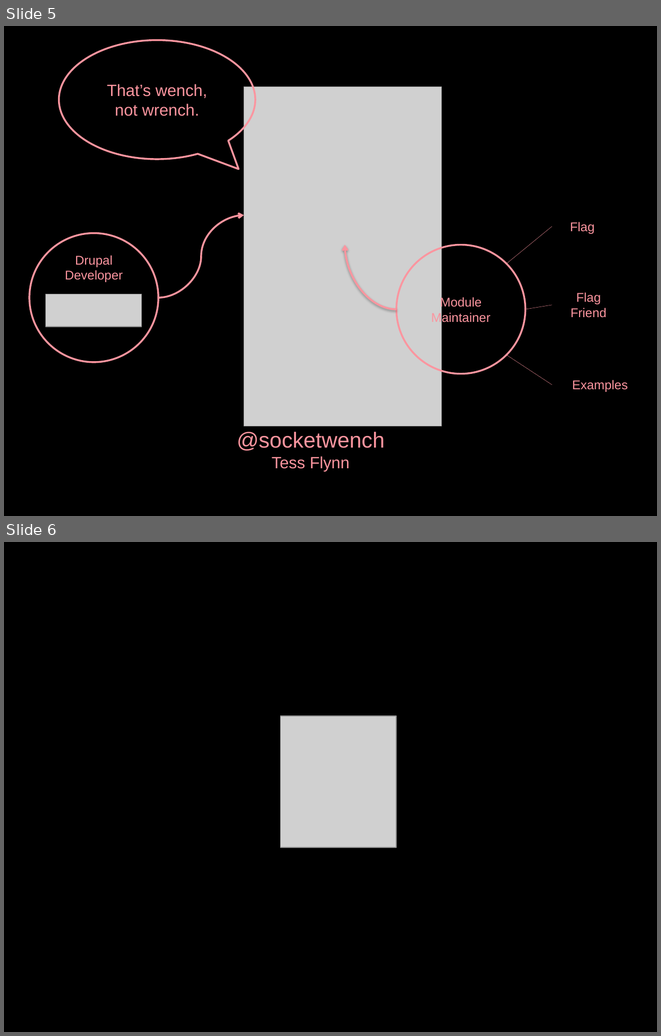
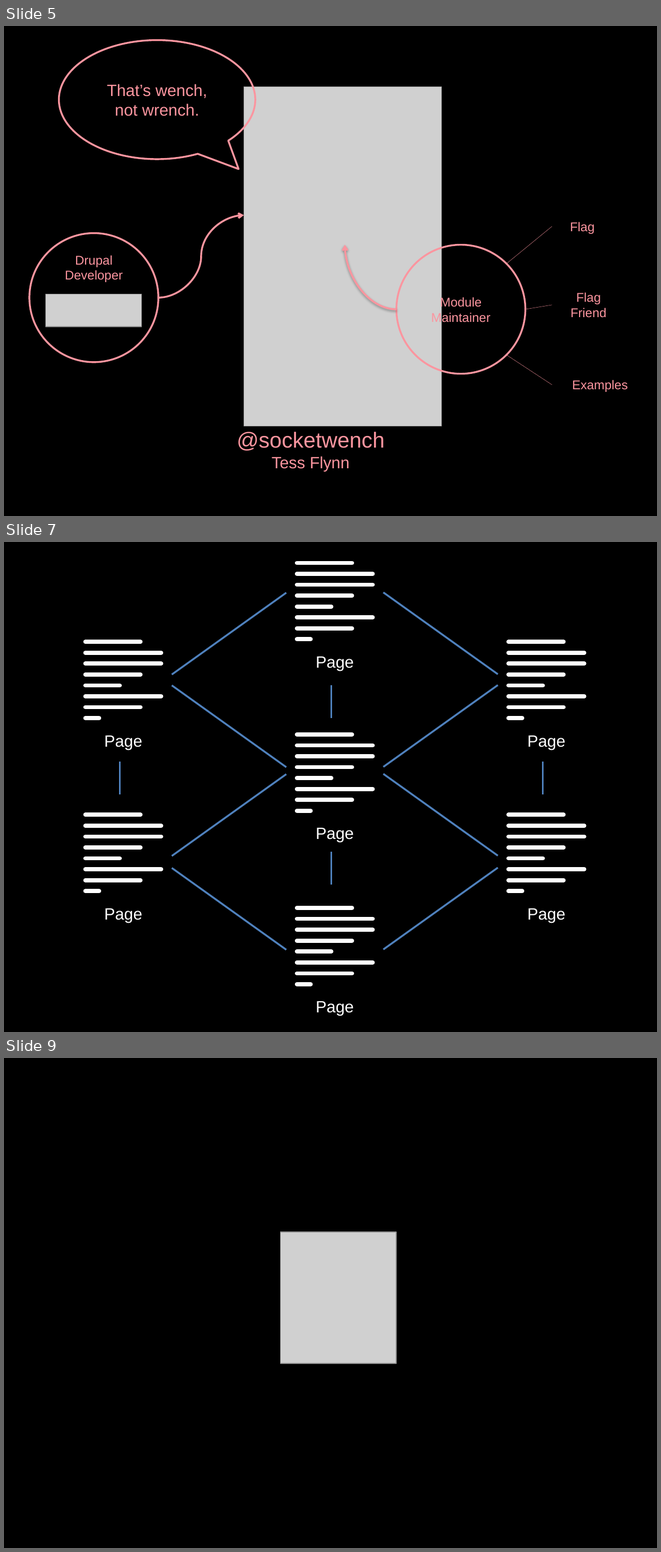
Before and after one commit to socketwench/introToContentTypes, a slide deck: src/introToContentTypes.pptx. Shown one above the other, each under a label of ours: slides 5 and 6 before the commit, slides 5, 7 and 9 after it; the slides between them are not shown. The pictures are 661x1036 and 661x1552 pixels, drawn with LibreOffice and Linux fonts; fonts in the diff are those of the drawing; grey boxes stand for pictures. Boxes give left, top, right and bottom in pixels: in the first picture for what was removed or moved away, otherwise in the second. Text is boxed around its words. In the diff, an @@ line names an element or a change of style, - is before the commit and + after.

```diff
--- a/src/introToContentTypes.pptx
+++ b/src/introToContentTypes.pptx
@@ slide 7 added at (4, 542, 657, 1032), background #000000 @@
@@ line added from (172, 674) to (286, 593), #4F81BD 2 pt @@
@@ group added at (297, 563, 373, 670): 8 lines, 1 text @@
+Page
@@ line added from (497, 674) to (383, 592), #4F81BD 2 pt @@
@@ group added at (86, 642, 584, 749): 16 lines, 2 texts @@
+Page
+Page
@@ line added from (172, 686) to (286, 767), #4F81BD 2 pt @@
@@ line added from (331, 685) to (331, 718), #4F81BD 2 pt @@
@@ line added from (497, 685) to (383, 767), #4F81BD 2 pt @@
@@ line added from (120, 761) to (120, 795), #4F81BD 2 pt @@
@@ line added from (542, 761) to (542, 795), #4F81BD 2 pt @@
@@ line added from (172, 856) to (286, 774), #4F81BD 2 pt @@
@@ group added at (297, 734, 373, 842): 8 lines, 1 text @@
+Page
@@ line added from (497, 855) to (383, 774), #4F81BD 2 pt @@
@@ line added from (331, 852) to (331, 884), #4F81BD 2 pt @@
@@ group added at (86, 815, 584, 922): 16 lines, 2 texts @@
+Page
+Page
@@ line added from (172, 868) to (286, 950), #4F81BD 2 pt @@
@@ line added from (497, 867) to (383, 950), #4F81BD 2 pt @@
@@ group added at (297, 908, 373, 1015): 8 lines, 1 text @@
+Page
@@ what was slide 6 is now slide 9 @@
```
Also in this commit, not shown: 15 other slides added, 21 other files.
